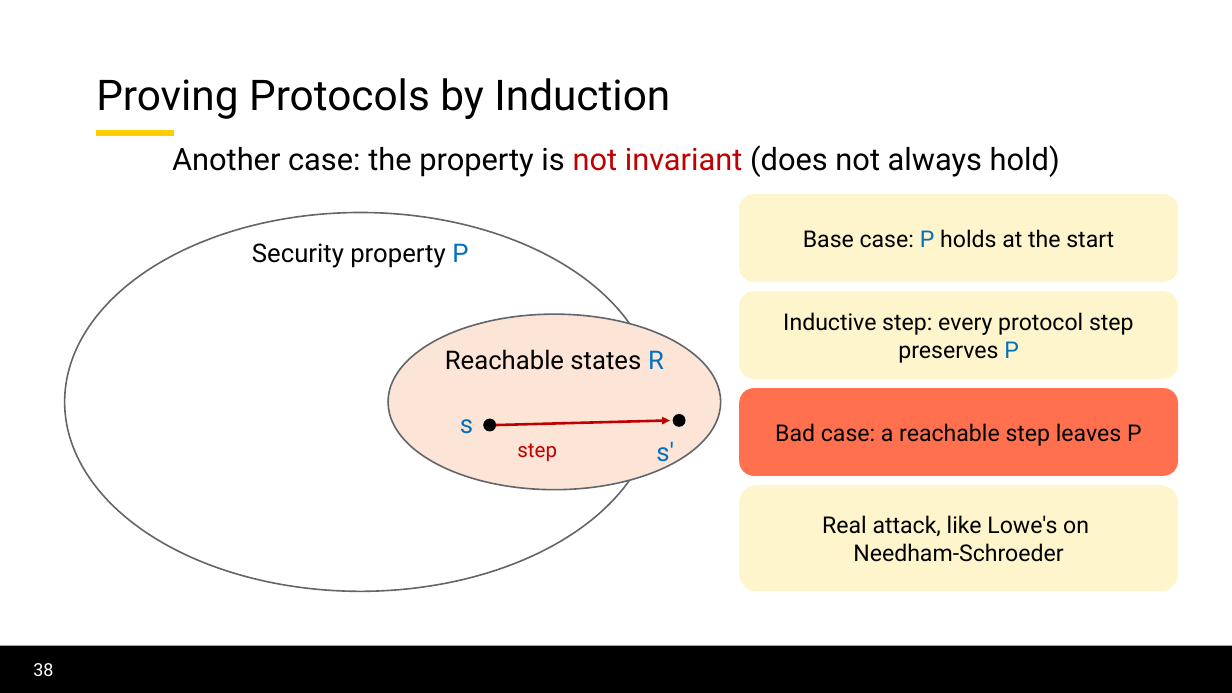
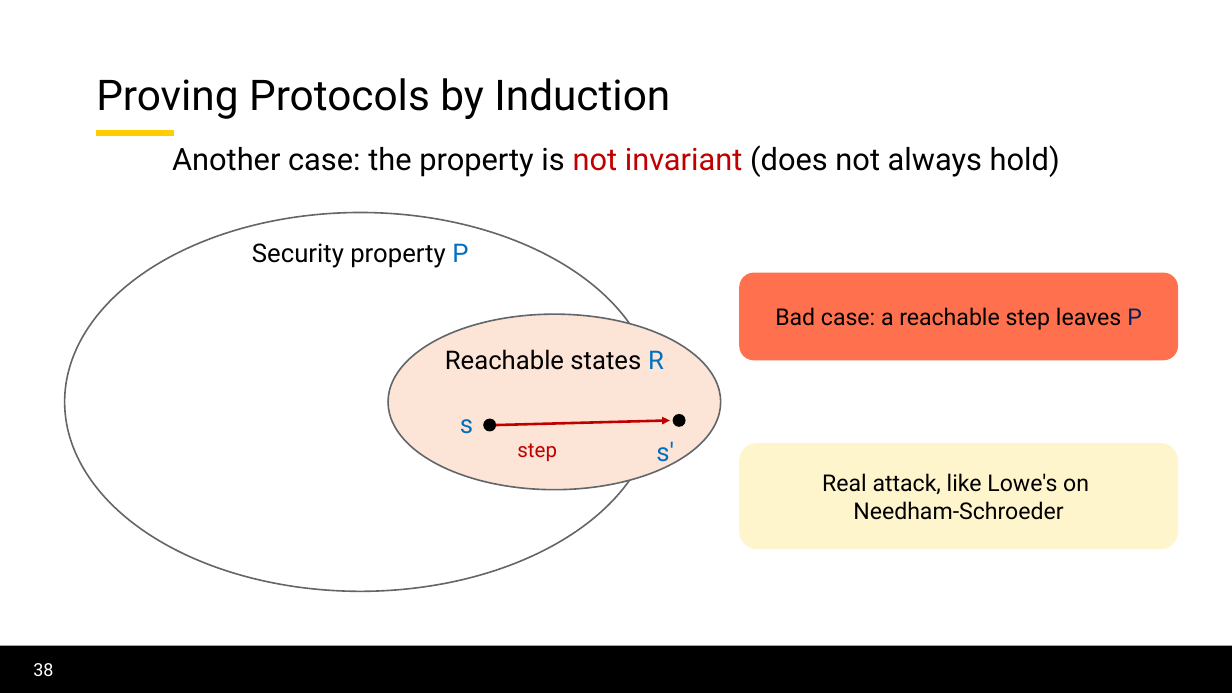
Before and after one commit to lorchrob/graduate_research_symposium, a slide deck: slide 38 of symposium_slides.pptx. Drawn at 1232x693 pixels with LibreOffice and Linux fonts; fonts in the diff are those of the drawing; background and template pictures are left out. Boxes give left, top, right and bottom in pixels: in the first picture for what was removed or moved away, otherwise in the second. Text is boxed around its words. In the diff, an @@ line names an element or a change of style, - is before the commit and + after.

```diff
--- a/symposium_slides.pptx
+++ b/symposium_slides.pptx
@@ rounded rectangle removed at (739, 194, 1178, 282) @@
-Base case: P holds at the start
@@ rounded rectangle "Bad case: a reachable step ...": place and size @@
-rounded rectangle "Bad case: a reachable step ..." at (739, 388, 1178, 476)
+rounded rectangle "Bad case: a reachable step ..." at (739, 273, 1178, 360)
@@ rounded rectangle "Bad case: a reachable step ..." at (739, 273, 1178, 360): text colour #000000 to #002060 in "P" @@
@@ rounded rectangle removed at (739, 291, 1178, 379) @@
-Inductive step: every protocol step preserves P
@@ rounded rectangle "Real attack, like Lowe's on": place and size @@
-rounded rectangle "Real attack, like Lowe's on" at (739, 485, 1178, 592)
+rounded rectangle "Real attack, like Lowe's on" at (739, 443, 1178, 549)
```
Also in this commit, not shown: 7 other slides changed.
